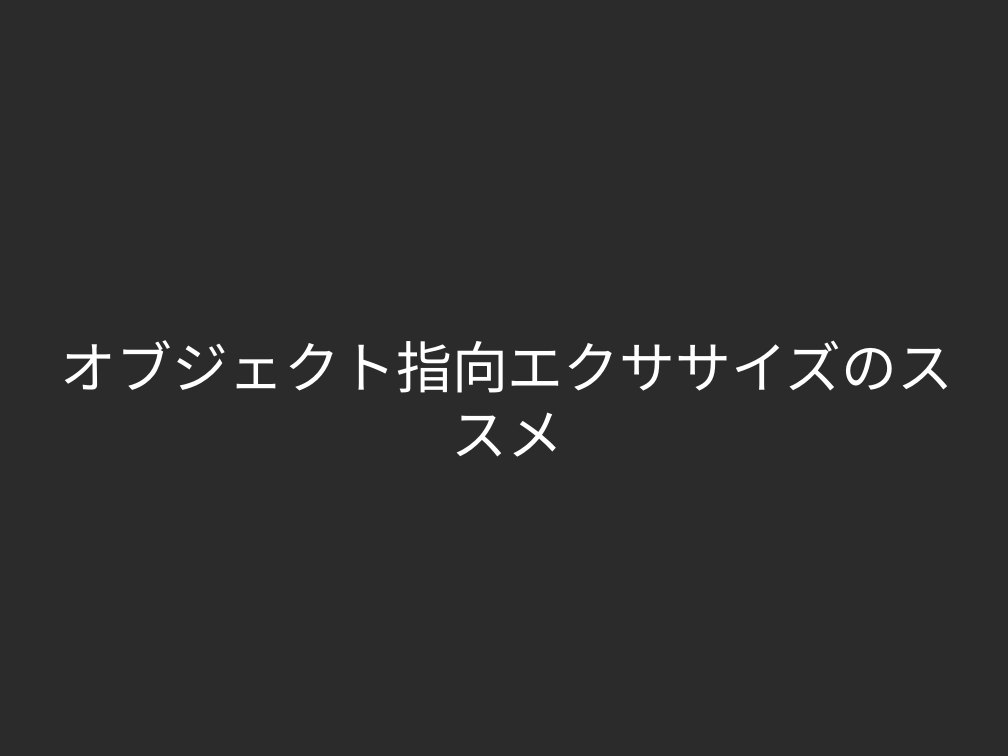
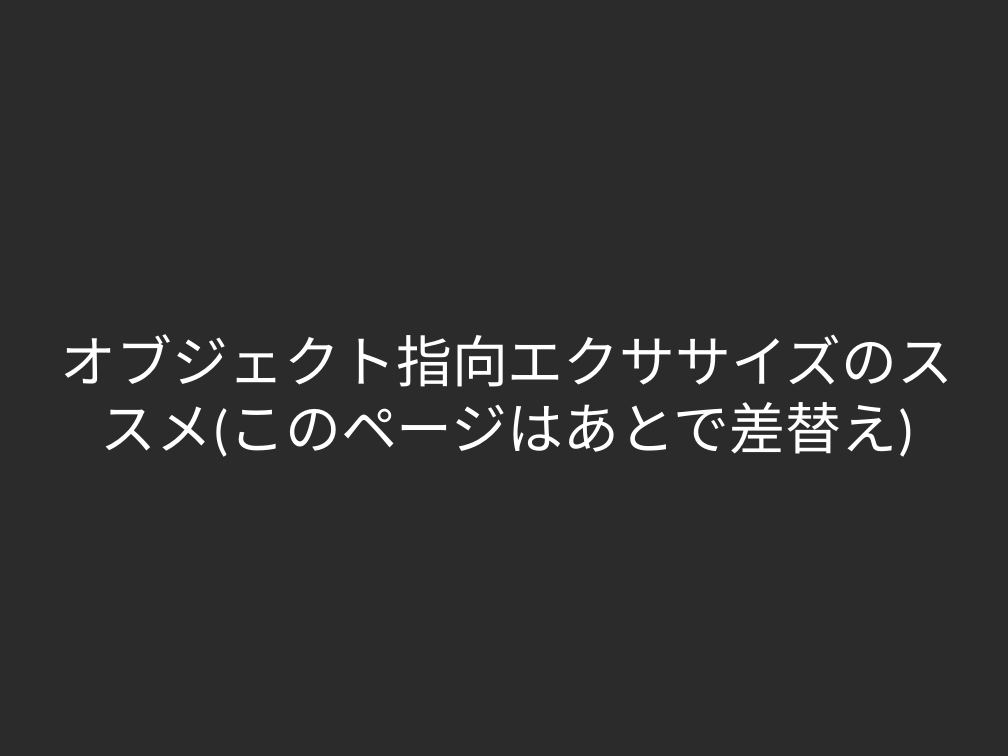
Before and after one commit to yojik/yojik-lib, a slide deck: slide 1 of 2009devsumi/oo_exercise/doc/devsum.odp. Drawn at 1008x756 pixels with LibreOffice and Linux fonts; fonts in the diff are those of the drawing; background and template pictures are left out; a plain dark background stands for a picture behind light text. Boxes give left, top, right and bottom in pixels: in the first picture for what was removed or moved away, otherwise in the second. Text is boxed around its words. In the diff, an @@ line names an element or a change of style, - is before the commit and + after.

```diff
--- a/2009devsumi/oo_exercise/doc/devsum.odp
+++ b/2009devsumi/oo_exercise/doc/devsum.odp
@@ title at (61,334,953,457): text changed @@
-オブジェクト指向エクササイズのススメ
+オブジェクト指向エクササイズのススメ(このページはあとで差替え)
```
Also in this commit, not shown: 23 other slides changed, 8 slides added, 1 slide removed.
